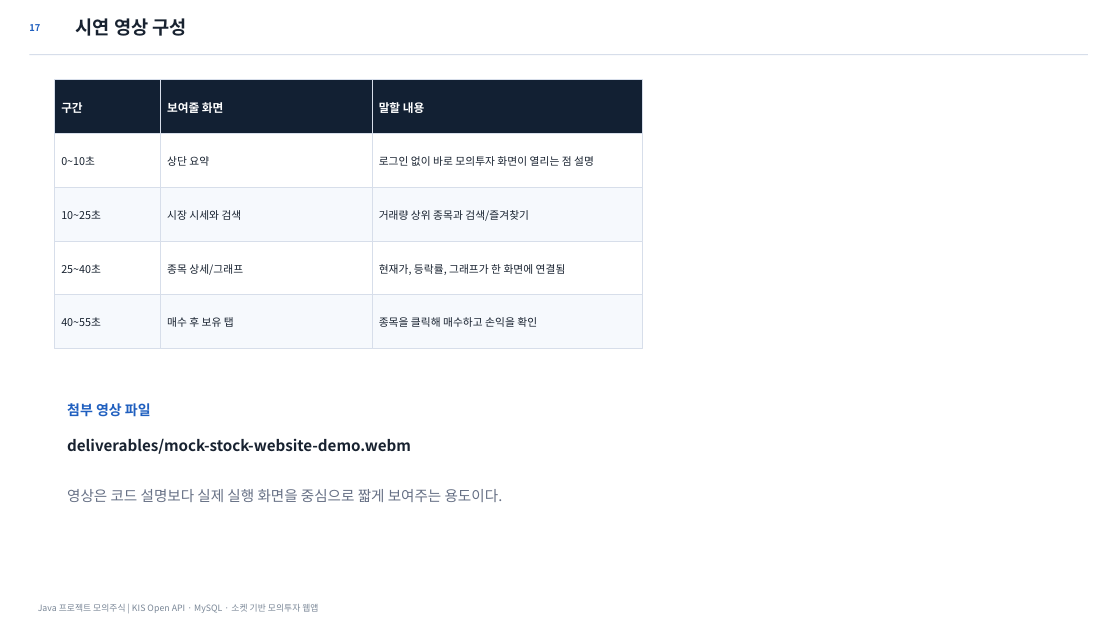
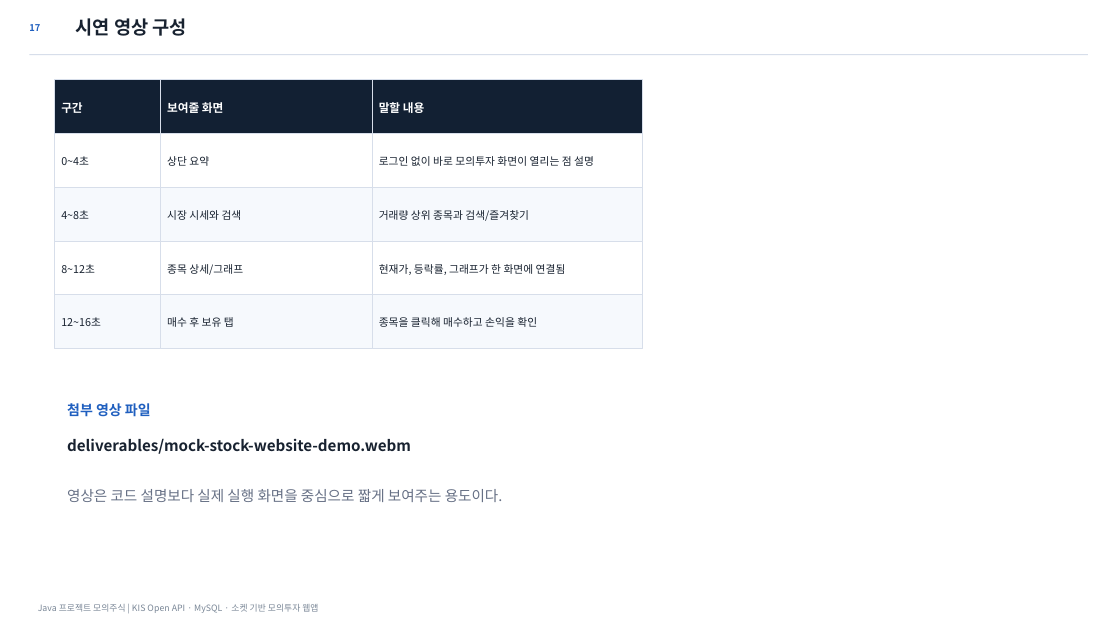
Before and after one commit to osangmin51-spec/javaproject, a slide deck: slide 17 of deliverables/Java_모의주식투자_발표자료_최종정합본.pptx. Drawn at 1120x630 pixels with LibreOffice and Linux fonts; fonts in the diff are those of the drawing. Boxes give left, top, right and bottom in pixels: in the first picture for what was removed or moved away, otherwise in the second. Text is boxed around its words. In the diff, an @@ line names an element or a change of style, - is before the commit and + after.

```diff
--- a/deliverables/Java_모의주식투자_발표자료_최종정합본.pptx
+++ b/deliverables/Java_모의주식투자_발표자료_최종정합본.pptx
@@ text at [61,156,89,165]: text changed @@
-0~10초
+0~4초
@@ text at [61,210,89,219]: text changed @@
-10~25초
+4~8초
@@ text at [61,264,95,273]: text changed @@
-25~40초
+8~12초
@@ text at [61,317,101,326]: text changed @@
-40~55초
+12~16초
```
Also in this commit, not shown: 1 other slide changed, 1 slide added, 1 slide removed, 2 other files.
